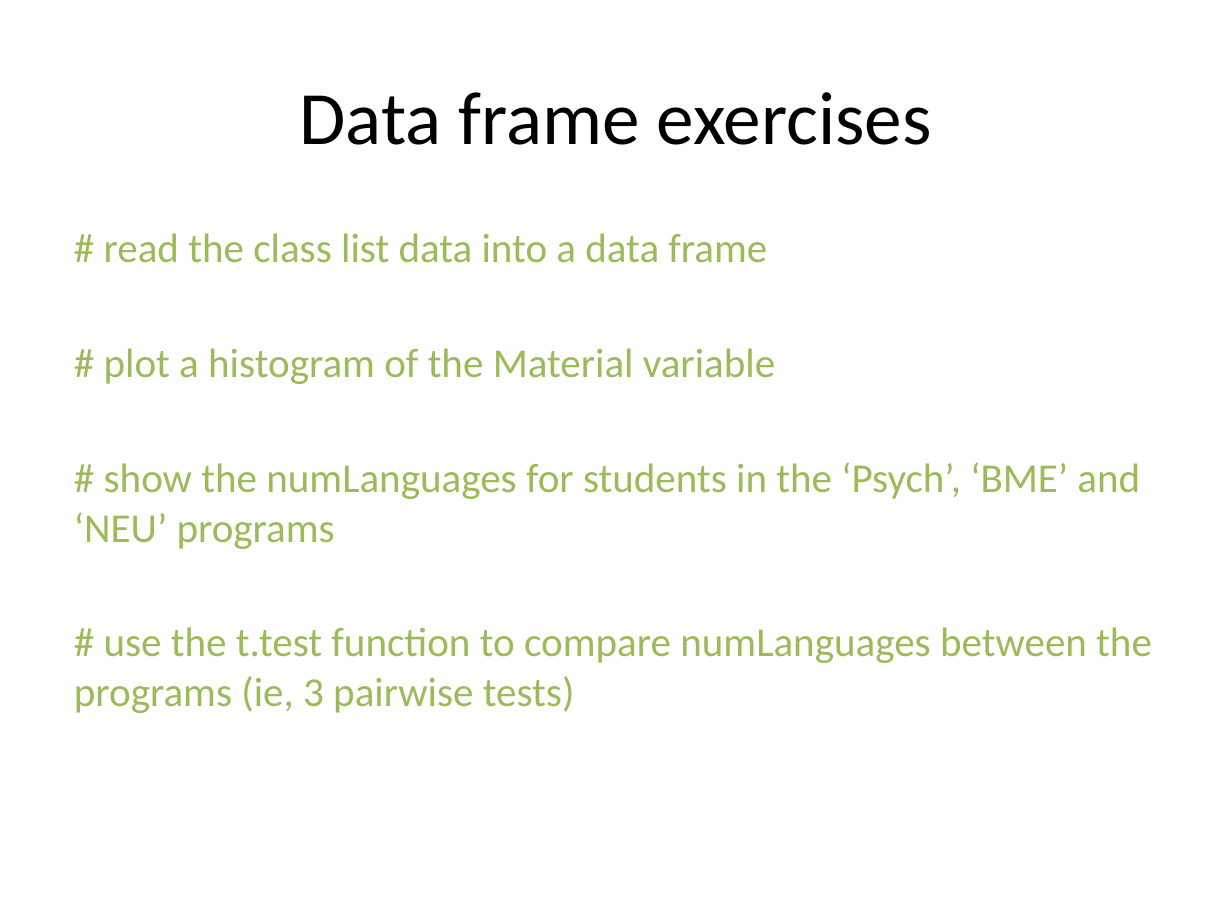
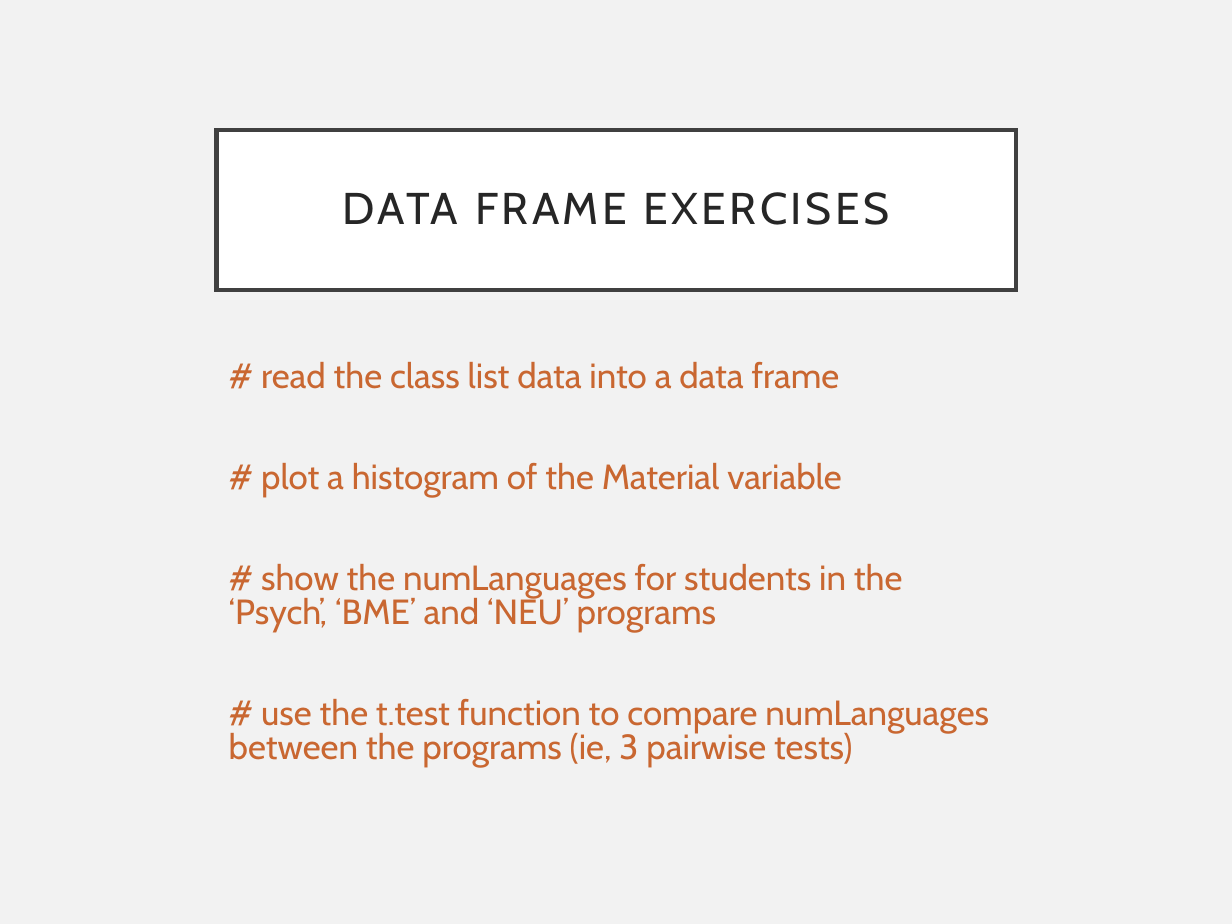
Before and after one commit to pradau/python_for_psychologists, a slide deck: slide 27 of Python_intro_lecture.pptx. Drawn at 1232x924 pixels with LibreOffice and Linux fonts; fonts in the diff are those of the drawing. Boxes give left, top, right and bottom in pixels: in the first picture for what was removed or moved away, otherwise in the second. Text is boxed around its words. In the diff, an @@ line names an element or a change of style, - is before the commit and + after.

```diff
--- a/Python_intro_lecture.pptx
+++ b/Python_intro_lecture.pptx
@@ background #FFFFFF to #F2F2F2 @@
@@ title "DATA FRAME EXERCISES": place and size @@
-title "DATA FRAME EXERCISES" at <box>299,92,932,145</box>
+title "DATA FRAME EXERCISES" at <box>217,129,1016,290</box>
@@ title "DATA FRAME EXERCISES" at <box>217,129,1016,290</box>: fill none to #FFFFFF; outline none to #404040 2.5 pt @@
@@ title at <box>342,192,890,225</box>: text changed; size 44 to 26 pt; font Calibri to Cabin; text colour #000000 to #262626 @@
-Data frame exercises
+DATA FRAME EXERCISES
@@ text "# read the class list ...": place and size @@
-text "# read the class list ..." at <box>74,233,1152,713</box>
+text "# read the class list ..." at <box>229,362,989,767</box>
@@ text "# read the class list ..." at <box>229,362,989,767</box>: size 24 to 20.4 pt, font Calibri to Cabin, text colour #9BBB59 to #C96731; line spacing 1 to 0.8; more space between paragraphs @@
```
Also in this commit, not shown: 24 other slides changed, 3 slides added, 2 slides removed.
